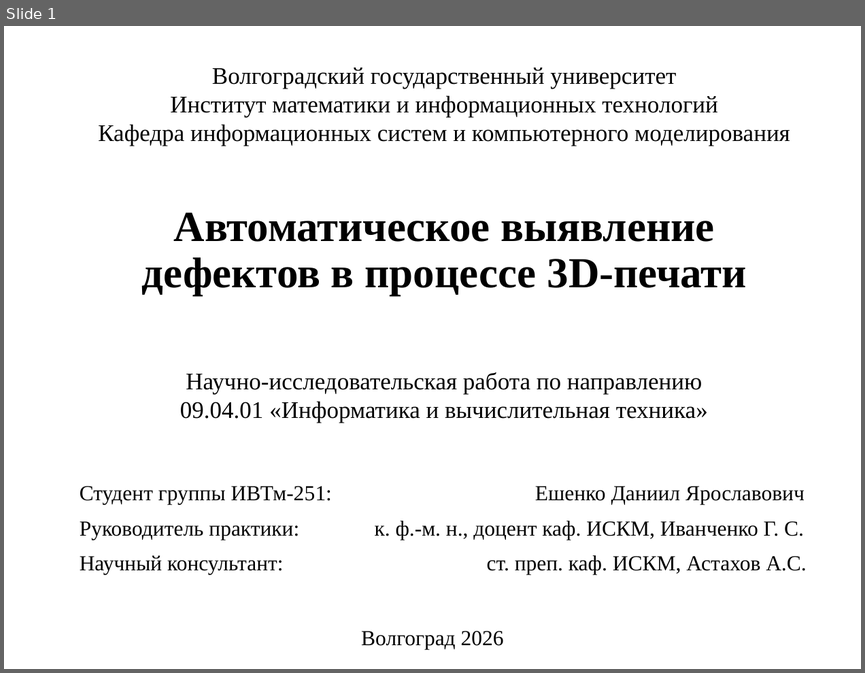
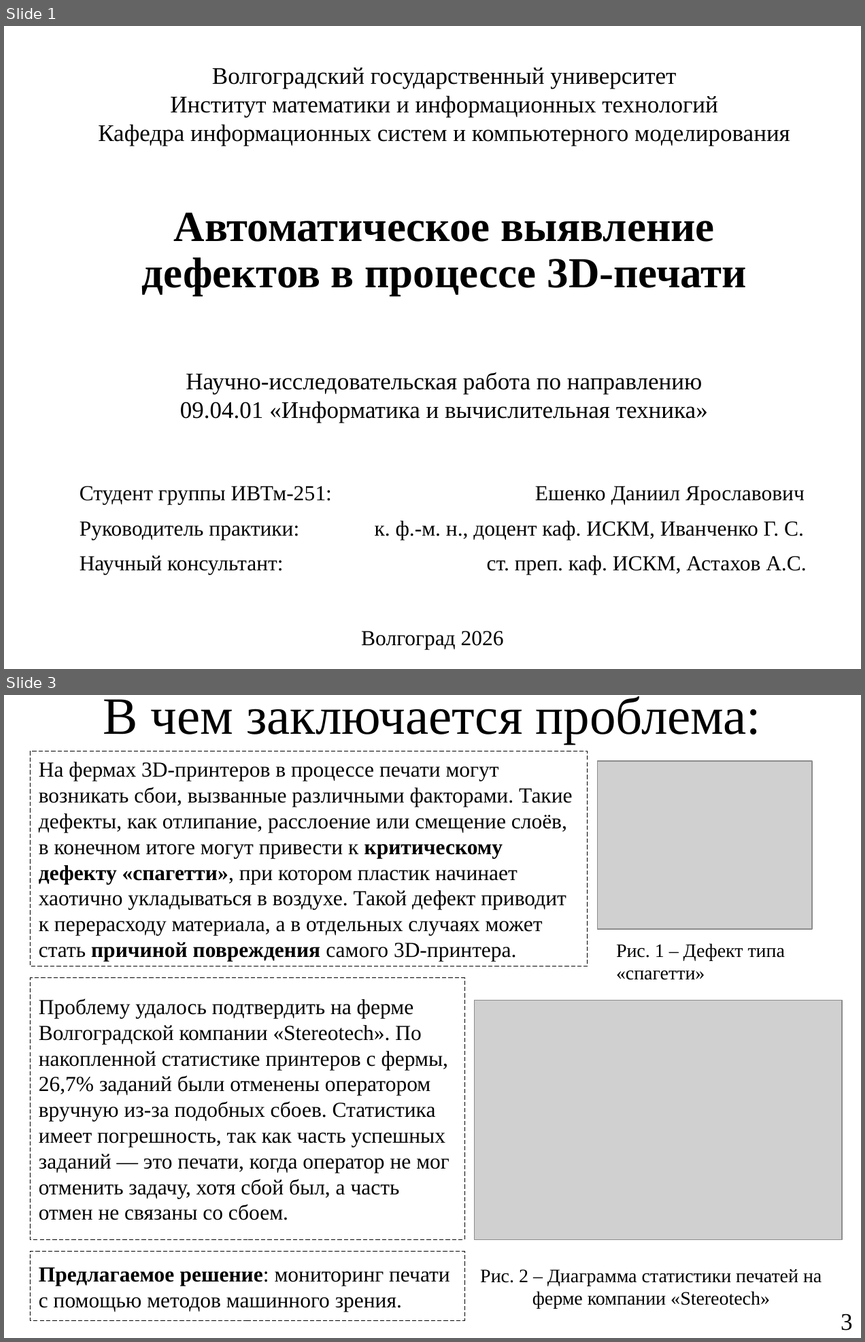
Before and after one commit to Yawllen/Nir2, a slide deck: presentation/NIR2_slide01_v2.pptx. Shown one above the other, each under a label of ours: slide 1 before the commit, slides 1 and 3 after it; the slides between them are not shown. The pictures are 865x673 and 865x1342 pixels, drawn with LibreOffice and Linux fonts; fonts in the diff are those of the drawing; grey boxes stand for pictures. Boxes give left, top, right and bottom in pixels: in the first picture for what was removed or moved away, otherwise in the second. Text is boxed around its words. In the diff, an @@ line names an element or a change of style, - is before the commit and + after.

```diff
--- a/presentation/NIR2_slide01_v2.pptx
+++ b/presentation/NIR2_slide01_v2.pptx
@@ slide 3 added at (x1=4, y1=695, x2=861, y2=1338), background #FFFFFF @@
@@ title added at (x1=103, y1=696, x2=762, y2=744), 44 pt, text #000000 @@
+В чем заключается проблема:
@@ rectangle added at (x1=30, y1=751, x2=587, y2=966), outline #000000 0.75 pt dashed, 18 pt, text #000000 @@
+На фермах 3D-принтеров в процессе печати могут возникать сбои, вызванные различными факторами. Такие дефекты, как отлипание, расслоение или смещение слоёв, в конечном итоге могут привести к критическому дефекту «спагетти», при котором пластик начинает хаотично укладываться в воздухе. Такой дефект приводит к перерасходу материала, а в отдельных случаях может стать причиной повреждения самого 3D-принтера.
@@ picture added at (x1=598, y1=761, x2=812, y2=929) @@
@@ text added at (x1=616, y1=943, x2=785, y2=980), 16 pt, text #000000 @@
+Рис. 1 – Дефект типа «спагетти»
@@ rectangle added at (x1=30, y1=978, x2=464, y2=1239), outline #000000 0.75 pt dashed, 18 pt, text #000000 @@
+Проблему удалось подтвердить на ферме Волгоградской компании «Stereotech». По накопленной статистике принтеров с фермы, 26,7% заданий были отменены оператором вручную из-за подобных сбоев. Статистика имеет погрешность, так как часть успешных заданий — это печати, когда оператор не мог отменить задачу, хотя сбой был, а часть отмен не связаны со сбоем.
@@ picture added at (x1=475, y1=1000, x2=842, y2=1240) @@
@@ rectangle added at (x1=30, y1=1251, x2=464, y2=1321), outline #000000 0.75 pt dashed, 18 pt, text #000000 @@
+Предлагаемое решение: мониторинг печати с помощью методов машинного зрения.
@@ text added at (x1=480, y1=1269, x2=821, y2=1308), 16 pt, text #000000 @@
+Рис. 2 – Диаграмма статистики печатей на ферме компании «Stereotech»
@@ page number added at (x1=840, y1=1313, x2=853, y2=1330), 20 pt, text #000000 @@
+3
```
Also in this commit, not shown: 1 slide changed, 3 other slides added, 1 slide removed, 25 other files.
